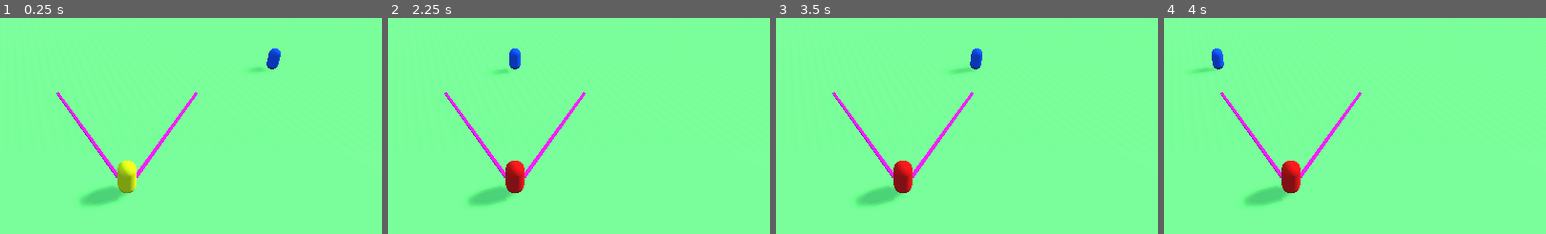
Above: before the commit, frames 1-4 (left to right).
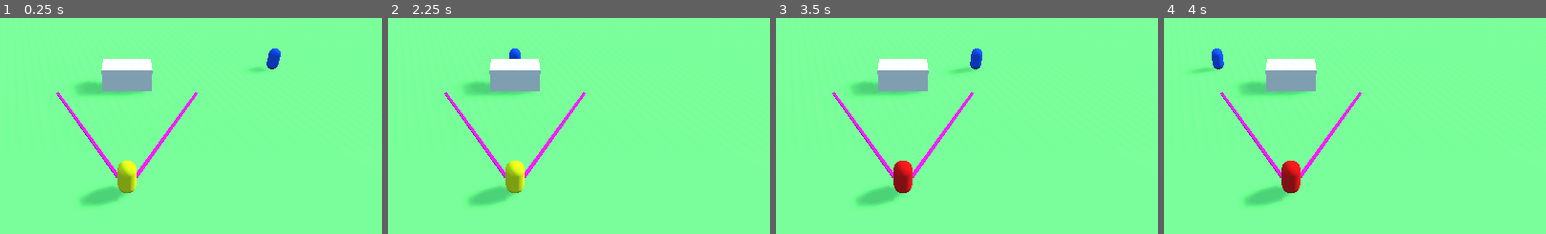
Above: after the commit, the same moments.

Repository: mc-carthy/gdAiBoilerplates
Game: Godot game, scene res://World.tscn
Two runs of this game, one before a commit and one after it. Both use one fixed random seed, a clock stepped at 60 frames per second and the inputs below.
Inputs:
- Up to frame 1 (0.25 s): no input
- Up to frame 2 (2.25 s): no input
- Up to frame 3 (3.5 s): no input
- Up to frame 4 (4 s): no input
The pictures show only the part of the screen within x 33-83%, y 35-85%; the shares and areas given below are measured in that part.

The runs differ from the first frame. In frame 1, 2.5% of the frame differs, in the area x 19-40%, y 18-37%; in frame 2, 3.2%, in the area x 19-40%, y 18-82%; in frame 3, 2.6%; in frame 4, 2.5%.

Commit message:
Add LOS check

Diff:
--- a/VisionCone/Agent.tscn
+++ b/VisionCone/Agent.tscn
@@ -1,14 +1,15 @@
-[gd_scene load_steps=5 format=2]
+[gd_scene load_steps=6 format=2]
 
 [ext_resource path="res://VisionAgent.gd" type="Script" id=1]
+[ext_resource path="res://VisionManager.gd" type="Script" id=2]
 
-[sub_resource type="CapsuleMesh" id=3]
+[sub_resource type="CapsuleMesh" id=1]
 radius = 0.5
 
 [sub_resource type="SpatialMaterial" id=2]
 albedo_color = Color( 1, 0, 0, 1 )
 
-[sub_resource type="SpatialMaterial" id=4]
+[sub_resource type="SpatialMaterial" id=3]
 albedo_color = Color( 0.968627, 1, 0, 1 )
 
 [node name="Agent" type="Spatial"]
@@ -18,11 +19,15 @@
 
 [node name="Red" type="MeshInstance" parent="Graphics"]
 transform = Transform( 1, 0, 0, 0, -4.37114e-08, -1, 0, 1, -4.37114e-08, 0, 1, 0 )
-mesh = SubResource( 3 )
+mesh = SubResource( 1 )
 material/0 = SubResource( 2 )
 
 [node name="Yellow" type="MeshInstance" parent="Graphics"]
 transform = Transform( 1, 0, 0, 0, -4.37114e-08, -1, 0, 1, -4.37114e-08, 0, 1, 0 )
 visible = false
-mesh = SubResource( 3 )
-material/0 = SubResource( 4 )
+mesh = SubResource( 1 )
+material/0 = SubResource( 3 )
+
+[node name="VisionManager" type="Spatial" parent="."]
+transform = Transform( 1, 0, 0, 0, 1, 0, 0, 0, 1, 0, 1.6, 0 )
+script = ExtResource( 2 )
--- /dev/null
+++ b/VisionCone/Target.gd
@@ -0,0 +1,4 @@
+extends Spatial
+
+func get_aim_at_position() -> Vector3:
+	return global_transform.origin + Vector3.UP * 1.5
--- a/VisionCone/VisionAgent.gd
+++ b/VisionCone/VisionAgent.gd
@@ -1,6 +1,7 @@
 extends Spatial
 
-export var vision_cone_arc: float = 60.0
+onready var VisionManager = $VisionManager
+
 var target: Spatial
 
 func _ready() -> void:
@@ -8,15 +9,12 @@
 
 func _process(delta: float) -> void:
 	var target_point = target.global_transform.origin
-	if in_vision_cone(target_point):
+	if target.has_method('get_aim_at_position'):
+		target_point = target.get_aim_at_position()
+
+	if VisionManager.in_vision_cone(target_point) and VisionManager.has_los(target_point):
 		$Graphics/Red.show()
 		$Graphics/Yellow.hide()
 	else:
 		$Graphics/Red.hide()
 		$Graphics/Yellow.show()
-
-func in_vision_cone(point: Vector3) -> bool:
-	var forward = -global_transform.basis.z
-	var pos = global_transform.origin
-	var dir_to_point = point - pos
-	return rad2deg(dir_to_point.angle_to(forward)) <= vision_cone_arc / 2.0
--- /dev/null
+++ b/VisionCone/VisionManager.gd
@@ -0,0 +1,15 @@
+extends Spatial
+
+export var vision_cone_arc: float = 60.0
+
+func in_vision_cone(point: Vector3) -> bool:
+	var forward = -global_transform.basis.z
+	var pos = global_transform.origin
+	var dir_to_point = point - pos
+	return rad2deg(dir_to_point.angle_to(forward)) <= vision_cone_arc / 2.0
+
+func has_los(point: Vector3) -> bool:
+	var space_state = get_world().direct_space_state
+	var result = space_state.intersect_ray(global_transform.origin, point, [], 1)
+
+	return !result
--- a/VisionCone/World.tscn
+++ b/VisionCone/World.tscn
@@ -1,6 +1,7 @@
-[gd_scene load_steps=11 format=2]
+[gd_scene load_steps=12 format=2]
 
 [ext_resource path="res://Agent.tscn" type="PackedScene" id=1]
+[ext_resource path="res://Target.gd" type="Script" id=2]
 
 [sub_resource type="CubeMesh" id=1]
 size = Vector3( 0.2, 0.2, 2 )
@@ -79,6 +80,7 @@
 "targets",
 ]]
 transform = Transform( 1, 0, 0, 0, 1, 0, 0, 0, 1, 20, 0, 0 )
+script = ExtResource( 2 )
 
 [node name="Red" type="MeshInstance" parent="Targetbase/Target"]
 transform = Transform( 1, 0, 0, 0, -4.37114e-08, -1, 0, 1, -4.37114e-08, 0, 1, 0 )
@@ -95,7 +97,6 @@
 
 [node name="Wall" type="StaticBody" parent="."]
 transform = Transform( 1, 0, 0, 0, 1, 0, 0, 0, 1, 0, 2, -11 )
-visible = false
 
 [node name="MeshInstance" type="MeshInstance" parent="Wall"]
 mesh = SubResource( 8 )
